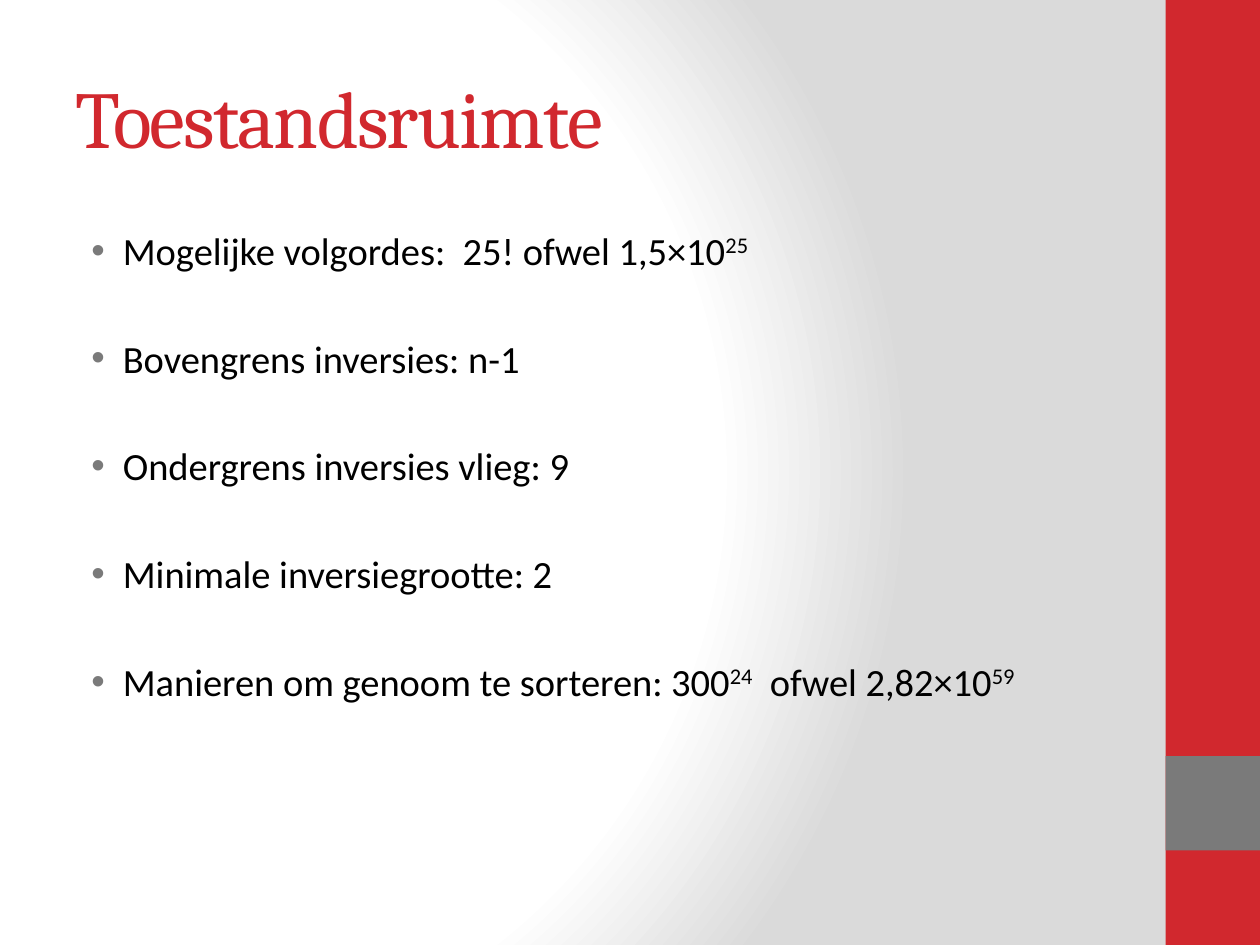
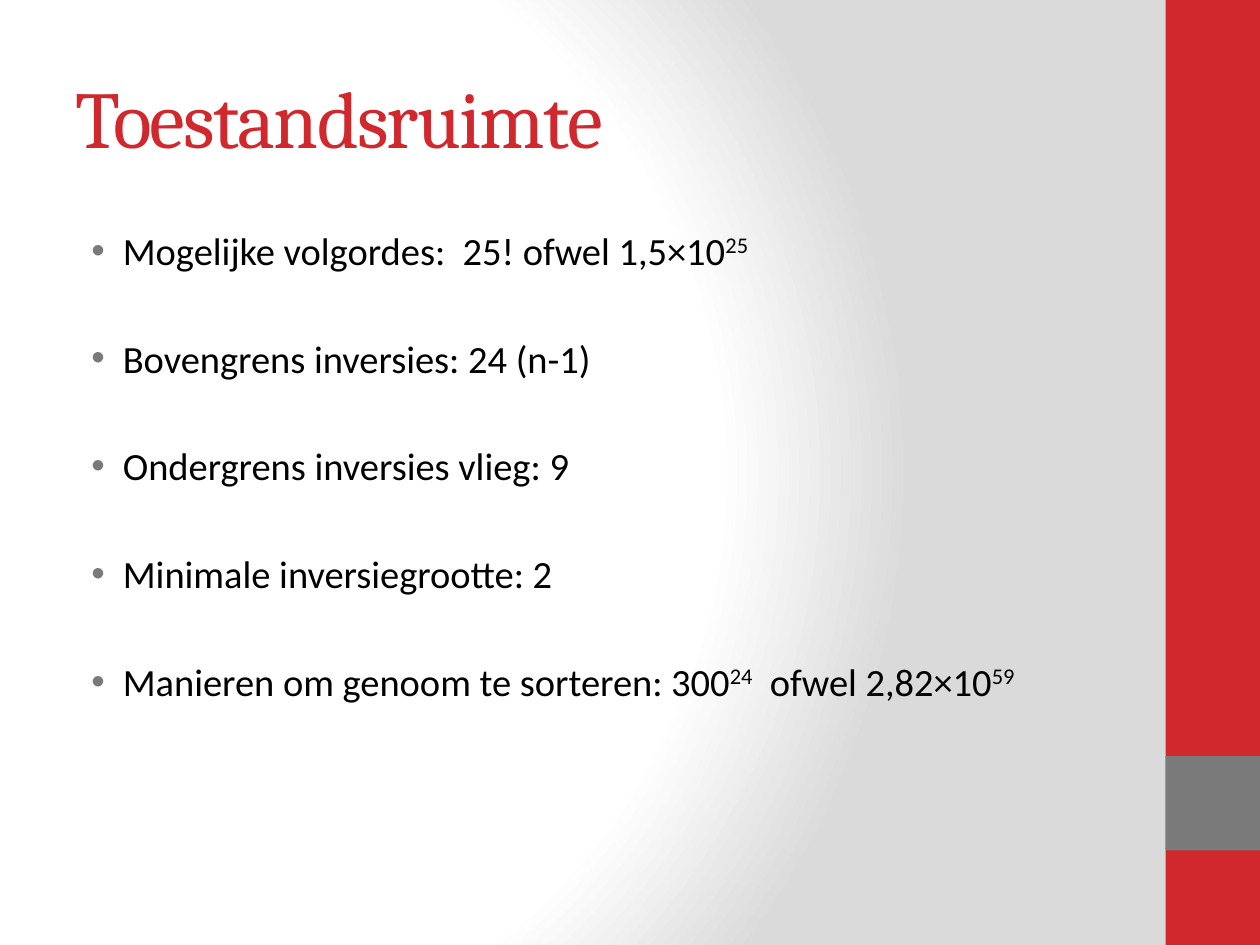
Before and after one commit to Blomr/Fruitvliegen, a slide deck: slide 5 of Fruitvliegen_Presentatie_FINAL VERSION OF DOOM.pptx. Drawn at 1260x945 pixels with LibreOffice and Linux fonts; fonts in the diff are those of the drawing. Boxes give left, top, right and bottom in pixels: in the first picture for what was removed or moved away, otherwise in the second. Text is boxed around its words. In the diff, an @@ line names an element or a change of style, - is before the commit and + after.

```diff
--- a/Fruitvliegen_Presentatie_FINAL VERSION OF DOOM.pptx
+++ b/Fruitvliegen_Presentatie_FINAL VERSION OF DOOM.pptx
@@ text at bbox=[123, 345, 591, 380]: text changed @@
-• Bovengrens inversies: n-1
+• Bovengrens inversies: 24 (n-1)
```
Also in this commit, not shown: 1 other slide changed.
